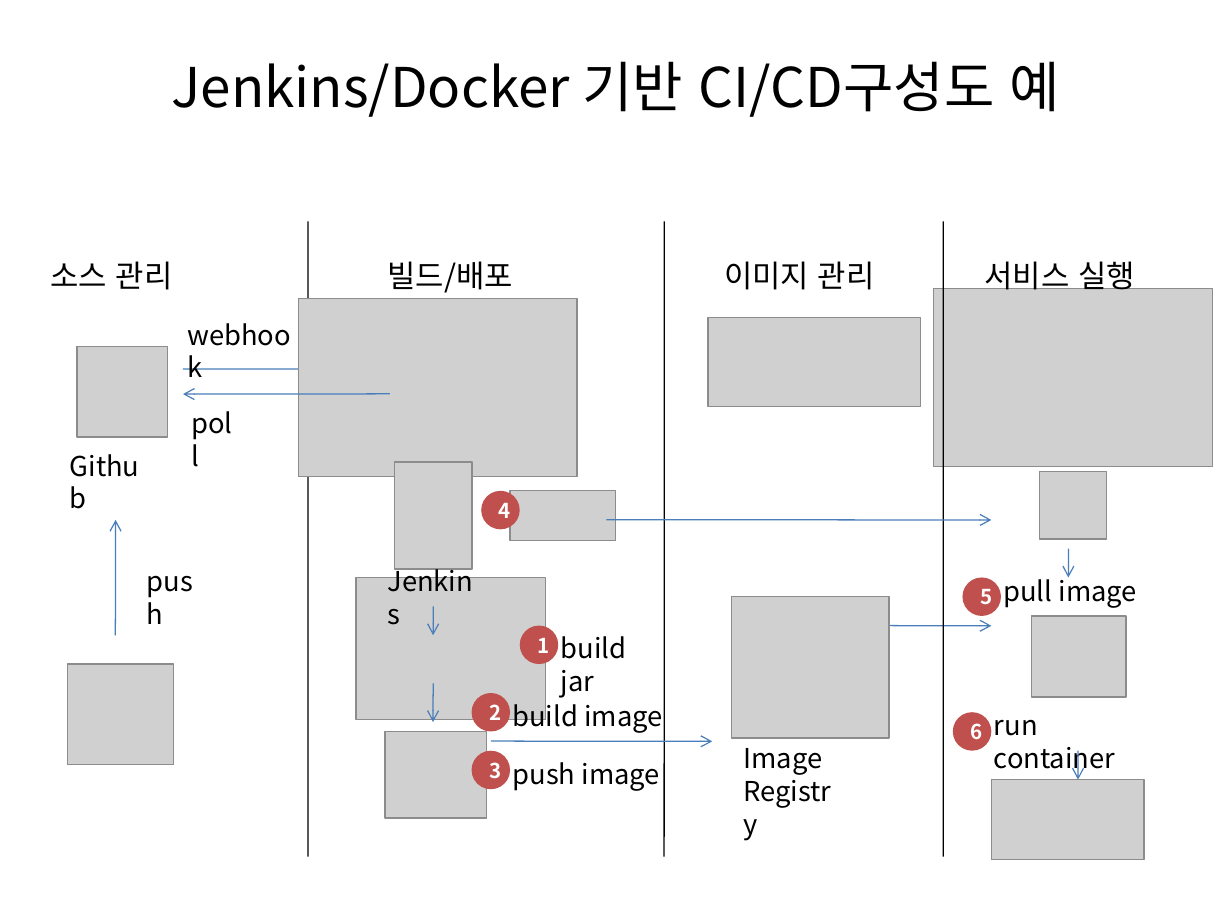
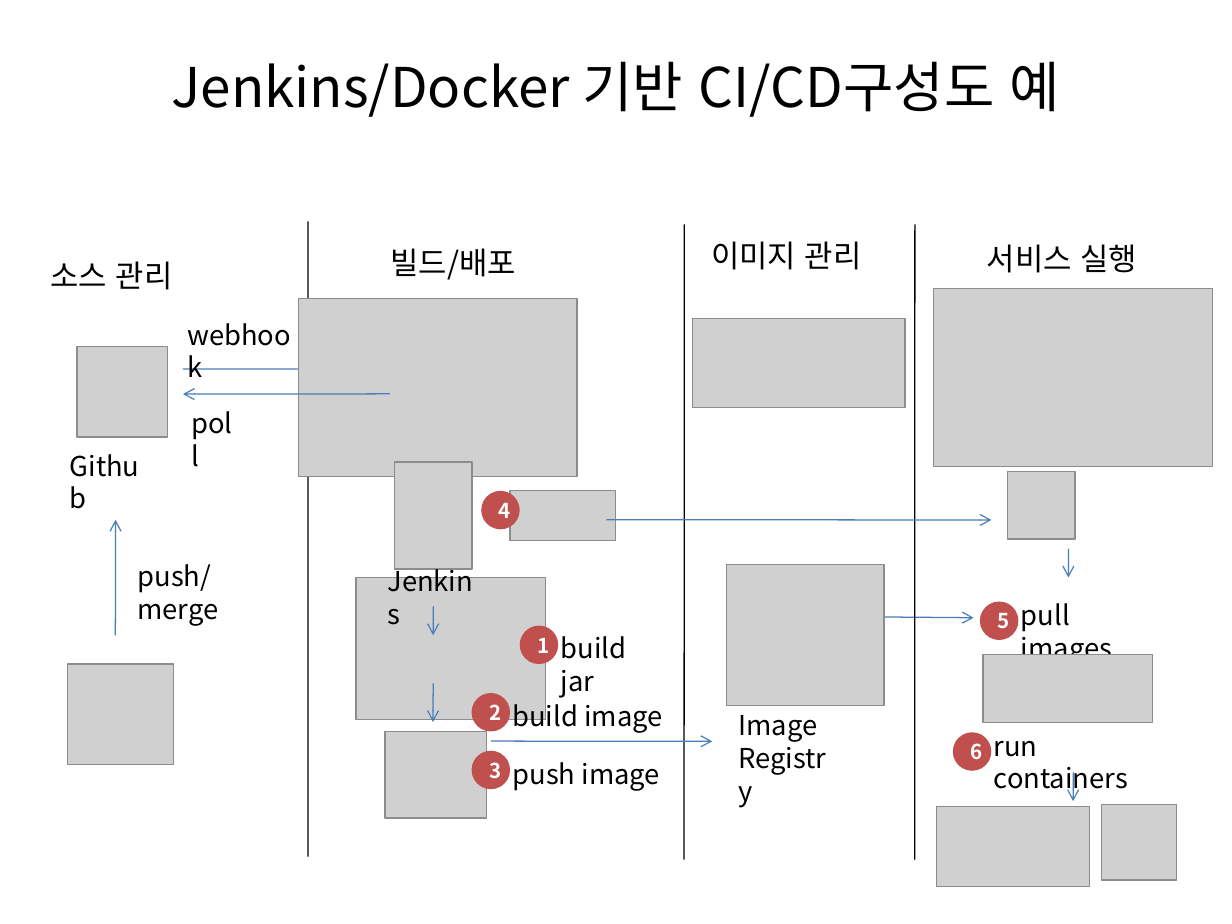
Before and after one commit to kdkcom1234/devops-docs, a slide deck: slide 2 of 2. 팀프로젝트 배포/2.3.CI_CD/CI_CD.pptx. Drawn at 1232x924 pixels with LibreOffice and Linux fonts; fonts in the diff are those of the drawing; grey boxes stand for pictures. Boxes give left, top, right and bottom in pixels: in the first picture for what was removed or moved away, otherwise in the second. Text is boxed around its words. In the diff, an @@ line names an element or a change of style, - is before the commit and + after.

Commit message:
배포 PPT 수정

```diff
--- a/2. 팀프로젝트 배포/2.3.CI_CD/CI_CD.pptx
+++ b/2. 팀프로젝트 배포/2.3.CI_CD/CI_CD.pptx
@@ text "빌드/배포": place and size @@
-text "빌드/배포" at [387,261,512,293]
+text "빌드/배포" at [391,248,516,280]
@@ line moved from (664, 222) - (664, 856) to (684, 224) - (684, 860) @@
@@ text "이미지 관리": place and size @@
-text "이미지 관리" at [724,261,875,290]
+text "이미지 관리" at [711,241,862,270]
@@ line moved from (944, 222) - (944, 856) to (915, 224) - (915, 860) @@
@@ text "서비스 실행" rewrapped from [985,261,1135,295] to [987,244,1137,273] @@
@@ picture: place and size @@
-picture at [708,318,920,407]
+picture at [692,319,904,408]
@@ picture: place and size @@
-picture at [1040,472,1108,540]
+picture at [1008,472,1076,540]
@@ text at [138,564,219,626]: text changed @@
-push
+push/merge
@@ picture: place and size @@
-picture at [732,596,890,738]
+picture at [727,564,885,706]
@@ arrow moved from (886, 626) - (992, 626) to (885, 617) - (973, 617) @@
@@ ellipse "5": place and size @@
-ellipse "5" at [962,578,1000,616]
+ellipse "5" at [979,601,1018,639]
@@ text at [1021,603,1112,665]: text changed @@
-pull image
+pull images
@@ picture removed at [1031,616,1126,697] @@
@@ picture added at [983,654,1153,722] @@
@@ text "Image Registry": place and size @@
-text "Image Registry" at [744,748,823,775]
+text "Image Registry" at [739,715,818,742]
@@ ellipse "6": place and size @@
-ellipse "6" at [952,712,991,750]
+ellipse "6" at [952,732,991,770]
@@ text at [994,740,1128,796]: text changed @@
-run container
+run containers
@@ arrow moved from (1078, 750) - (1078, 780) to (1073, 772) - (1073, 801) @@
@@ picture: place and size @@
-picture at [992,780,1145,860]
+picture at [936,807,1089,887]
@@ picture added at [1101,804,1177,880] @@
```
